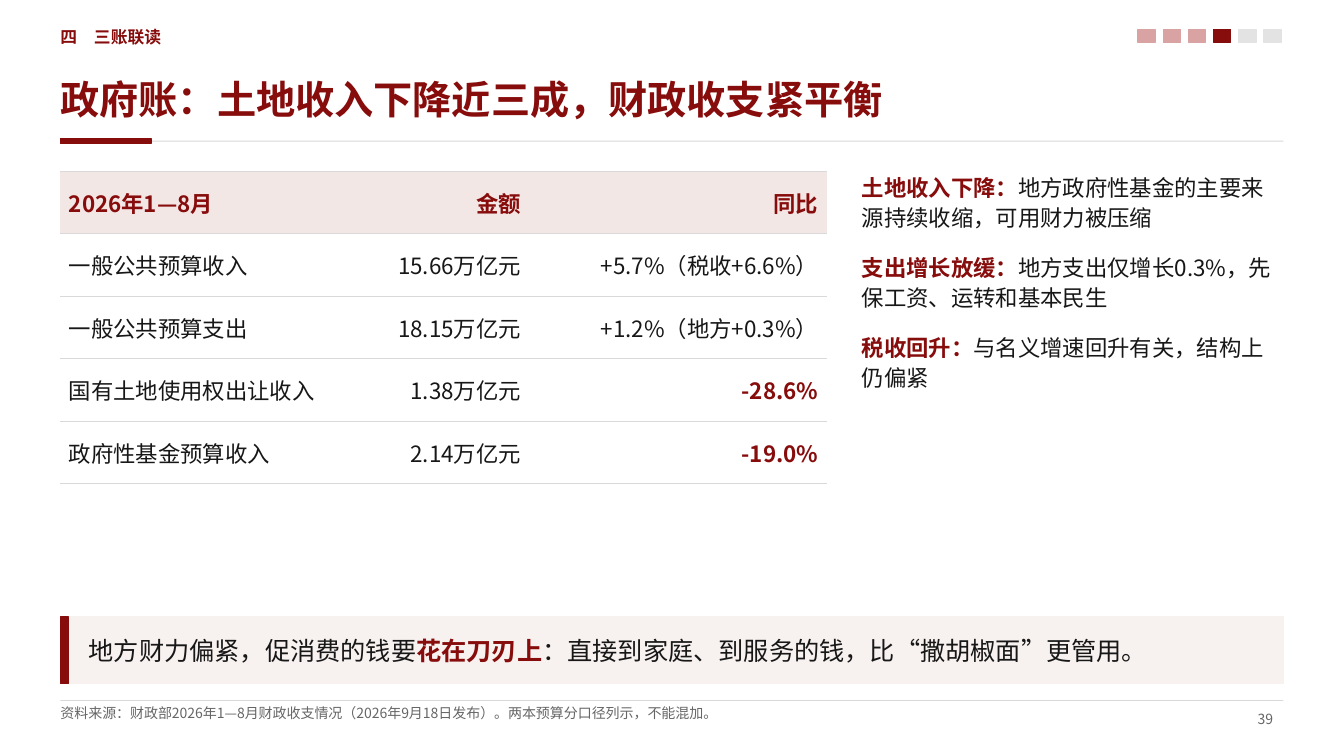
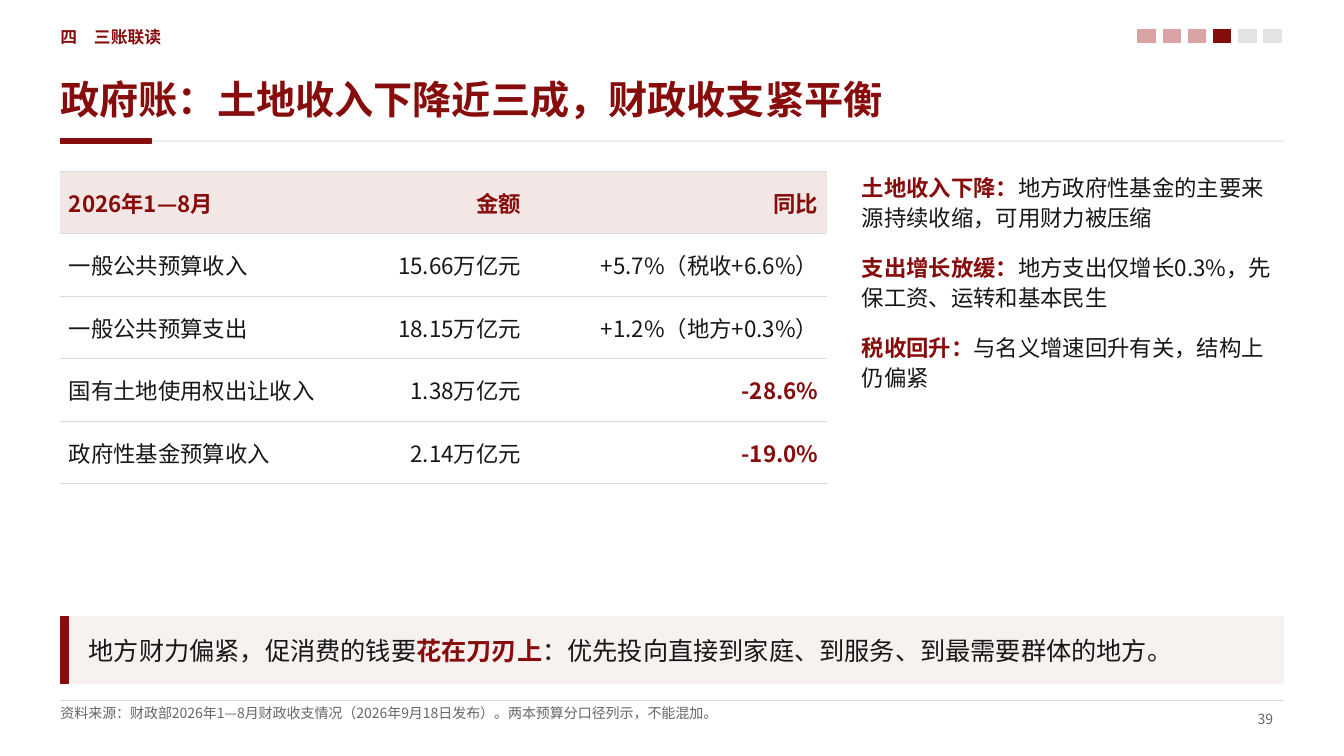
Before and after one commit to zerongwong/zerongwong.github.io, a slide deck: slide 39 of talks/2026-10-consumption-regulation/消费提振视角下的中国宏观经济形势分析_第三稿.pptx. Drawn at 1344x756 pixels with LibreOffice and Linux fonts; fonts in the diff are those of the drawing. Boxes give left, top, right and bottom in pixels: in the first picture for what was removed or moved away, otherwise in the second. Text is boxed around its words. In the diff, an @@ line names an element or a change of style, - is before the commit and + after.

```diff
--- a/talks/2026-10-consumption-regulation/消费提振视角下的中国宏观经济形势分析_第三稿.pptx
+++ b/talks/2026-10-consumption-regulation/消费提振视角下的中国宏观经济形势分析_第三稿.pptx
@@ text at box(89, 638, 1173, 663): text changed @@
-地方财力偏紧，促消费的钱要花在刀刃上：直接到家庭、到服务的钱，比“撒胡椒面”更管用。
+地方财力偏紧，促消费的钱要花在刀刃上：优先投向直接到家庭、到服务、到最需要群体的地方。
```
Also in this commit, not shown: 37 other slides changed, 9 other files.
